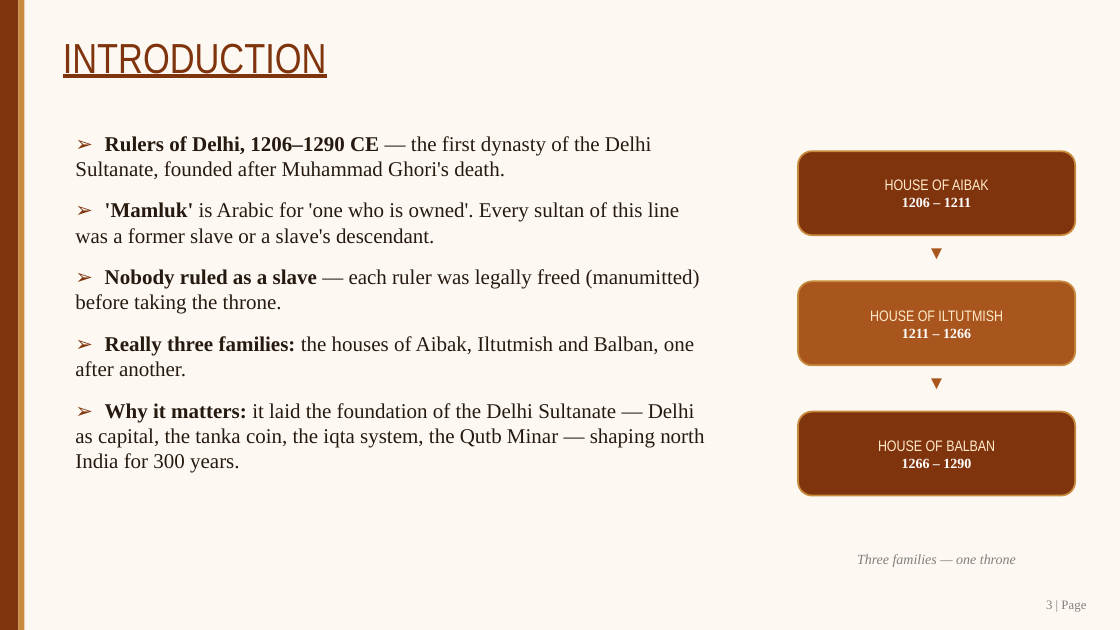
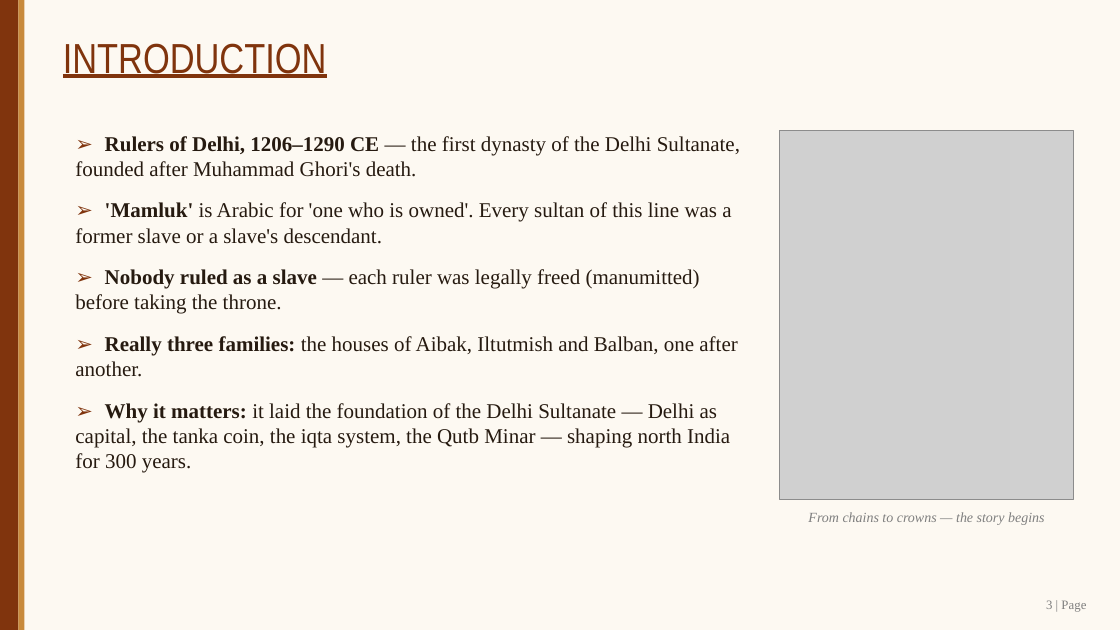
Before and after one commit to SangamSitapuri07/SIH, a slide deck: slide 3 of assignment/Slave_Dynasty_Mamluk_Presentation.pptx. Drawn at 1120x630 pixels with LibreOffice and Linux fonts; fonts in the diff are those of the drawing; grey boxes stand for pictures. Boxes give left, top, right and bottom in pixels: in the first picture for what was removed or moved away, otherwise in the second. Text is boxed around its words. In the diff, an @@ line names an element or a change of style, - is before the commit and + after.

Commit message:
PPT v5: cinematic story-scene illustrations with Ken Burns video-style motion

```diff
--- a/assignment/Slave_Dynasty_Mamluk_Presentation.pptx
+++ b/assignment/Slave_Dynasty_Mamluk_Presentation.pptx
@@ text "➢ Rulers of Delhi, 1206–1290 ..." rewrapped from (75, 136, 704, 473) to (75, 136, 740, 473) @@
@@ picture added at (780, 130, 1074, 500) @@
@@ rounded rectangle removed at (798, 151, 1075, 235) @@
-HOUSE OF AIBAK
-1206 – 1211
@@ text removed at (916, 237, 958, 279) @@
-▼
@@ rounded rectangle removed at (798, 281, 1075, 365) @@
-HOUSE OF ILTUTMISH
-1211 – 1266
@@ text removed at (916, 367, 958, 409) @@
-▼
@@ rounded rectangle removed at (798, 412, 1075, 496) @@
-HOUSE OF BALBAN
-1266 – 1290
@@ text added at (808, 512, 1044, 525), 12 pt, text #7F7F7F, italic @@
+From chains to crowns — the story begins
@@ text removed at (857, 554, 1016, 567) @@
-Three families — one throne
```
Also in this commit, not shown: 11 other slides changed, 10 other files.
